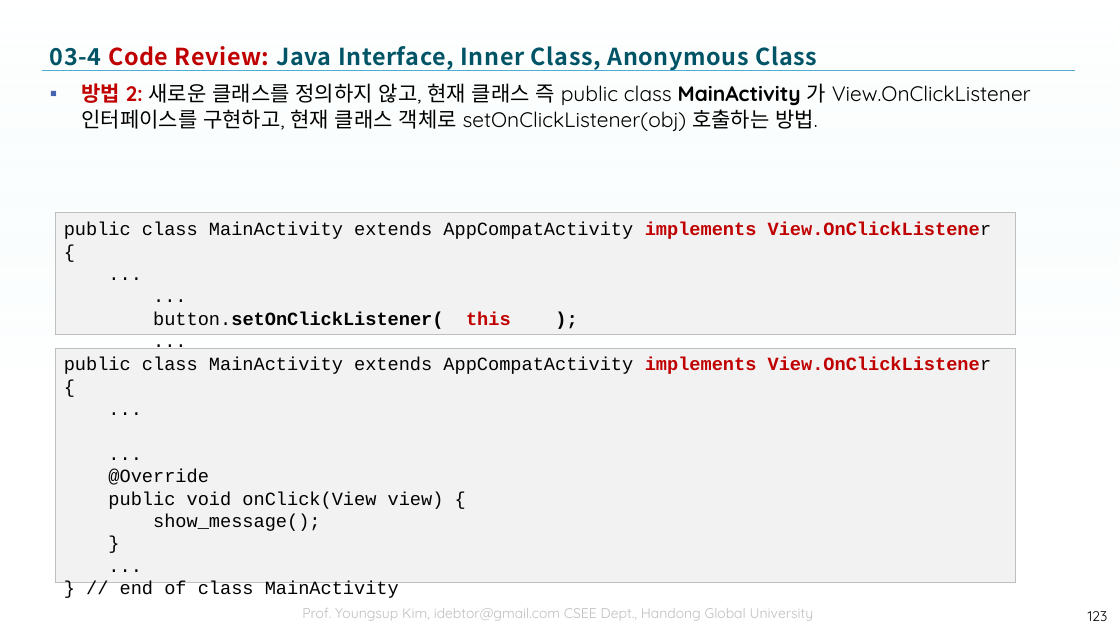
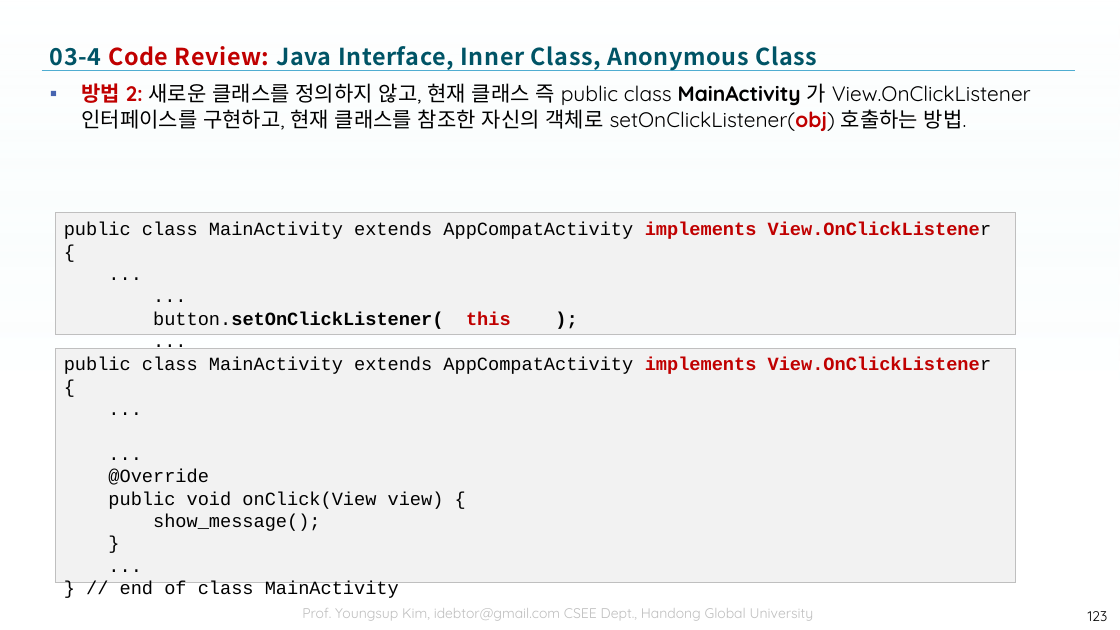
Before and after one commit to tae7841/HuStarAS, a slide deck: slide 123 of ppts/03Widget.pptx. Drawn at 1120x630 pixels with LibreOffice and Linux fonts; fonts in the diff are those of the drawing; background and template pictures are left out. Boxes give left, top, right and bottom in pixels: in the first picture for what was removed or moved away, otherwise in the second. Text is boxed around its words. In the diff, an @@ line names an element or a change of style, - is before the commit and + after.

```diff
--- a/ppts/03Widget.pptx
+++ b/ppts/03Widget.pptx
@@ text at bbox=[81, 83, 1031, 131]: text changed @@
-▪ 방법 2: 새로운 클래스를 정의하지 않고, 현재 클래스 즉 public class MainActivity 가 View.OnClickListener 인터페이스를 구현하고, 현재 클래스 객체로 setOnClickListener(obj) 호출하는 방법.
+▪ 방법 2: 새로운 클래스를 정의하지 않고, 현재 클래스 즉 public class MainActivity 가 View.OnClickListener 인터페이스를 구현하고, 현재 클래스를 참조한 자신의 객체로 setOnClickListener(obj) 호출하는 방법.
```
Also in this commit, not shown: 6 other slides changed, 2 slides added, 3 slides removed.
